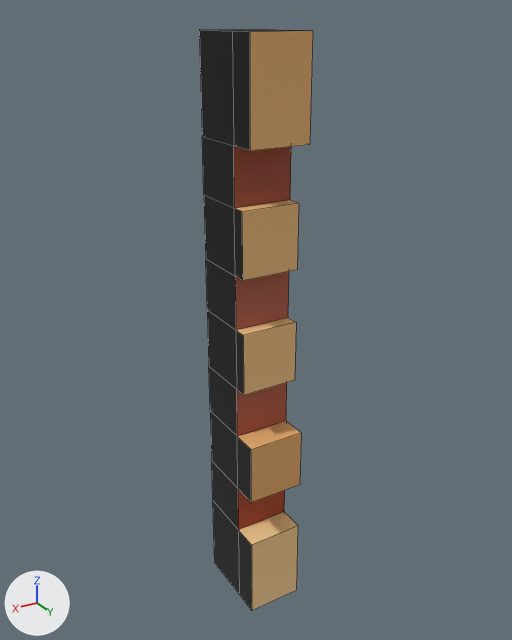
One commit to the FBX model JamGame/Assets/Models/Tiles/Common/Outer/base_outer_corner_1.fbx: the scene before it, then after it.
Camera for both pictures: a 50 mm camera at (4.03, 0.54, 3.06) aimed at (2.32, -2.32, 1.63). The lights are fixed; the arrows at lower left show +X, +Y and +Z. Mesh edges are drawn as thin lines. Where no turn or scale is listed for an object, it has been applied to the vertices.

The scene before the commit, as lines of its bpy script (objects in view):
```python
me_cylinder_021 = bpy.data.meshes.new('Cylinder.021')
me_cylinder_021.from_pydata(...)  # 60 vertices, 58 faces; spans x 2.2..2.5, y -2.5..-2.06, z 0.0..3.0
me_cylinder_021.materials.append(mat_gradients)  # picture img_gradients_png
ob_base_outer_wall_corner1 = bpy.data.objects.new('base.outer.wall.corner1', me_cylinder_021)
ob_base_outer_wall_corner1.location = (0.0, 0.0, 0.0)
```
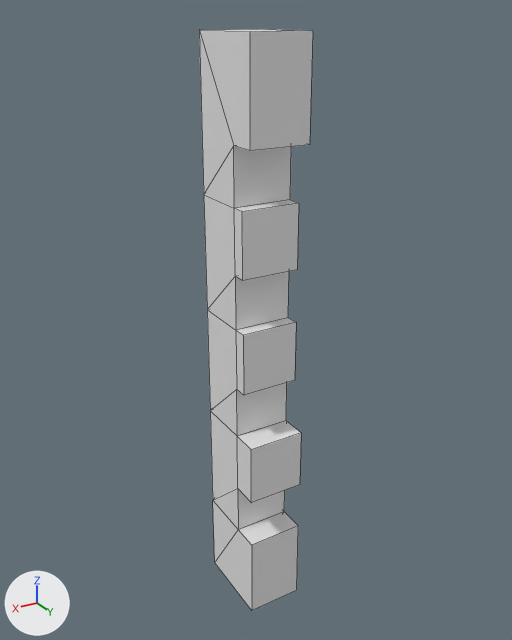
Changed parts and their boxes [x1, y1, x2, y2] in the pictures (512 x 640 px; the box of a moved part takes in the faces that stretch with it):
part 1 of me_cylinder_021, moved or reshaped: [199, 29, 301, 610] in both
part 2 of me_cylinder_021, recoloured (brown to grey): [234, 31, 313, 610] in both

Edits to the bpy script that builds the scene:
```text
Change me_cylinder_021:
    used by ob_base_outer_wall_corner1; location = (0.0, 0.0, 0.0)
    remove me_cylinder_021.from_pydata(...)  # 60 vertices, 58 faces; spans x 2.2..2.5, y -2.5..-2.06, z 0.0..3.0
    add me_cylinder_021.from_pydata(...)  # 52 vertices, 55 faces; spans x 2.2..2.5, y -2.5..-2.06, z 0.0..3.0
    me_cylinder_021 part 1
    8 vertices are removed from x 2.2..2.5, y -2.5..-2.2, z 0.0..3.0
    27 faces are deleted
    24 new faces join them
    me_cylinder_021 part 2: 31 faces spanning x 2.2..2.5, y -2.5..-2.06, z 0.0..3.0 switch from mat_gradients (picture img_gradients_png) to no material
```
